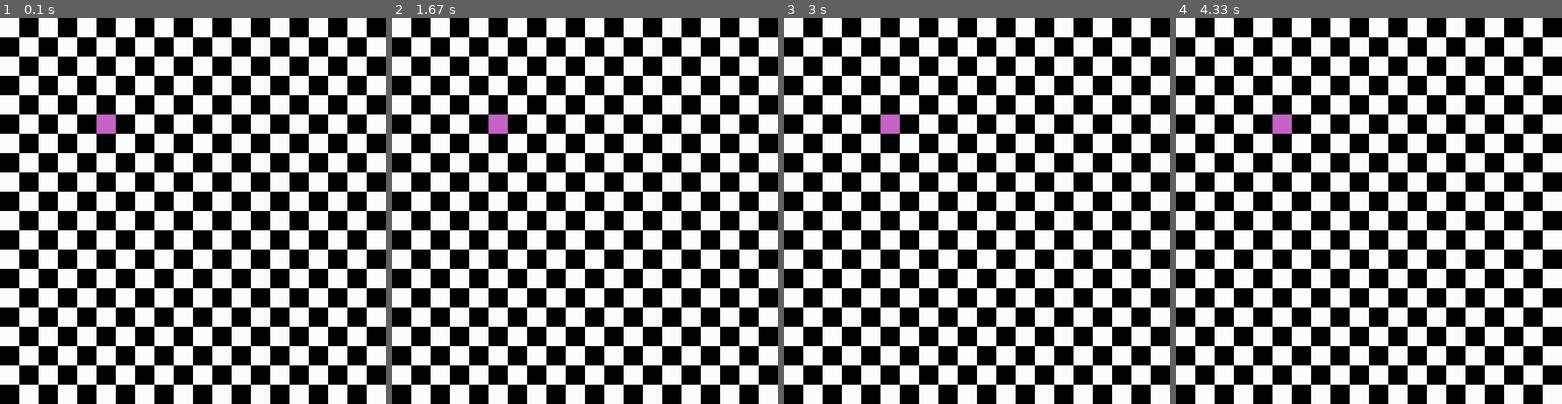
Above: before the commit, frames 1-4 (left to right).
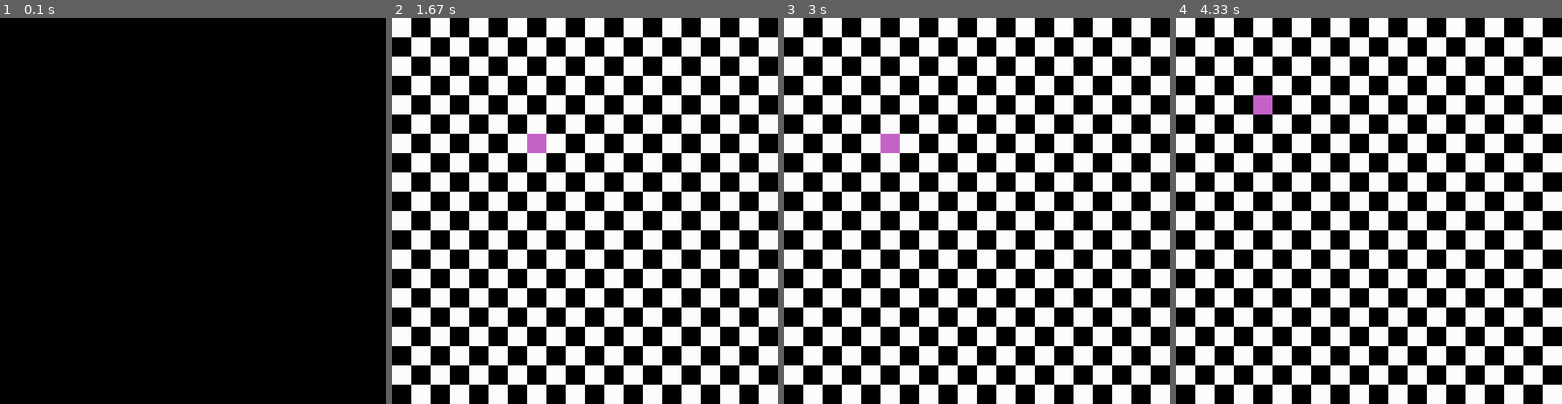
Above: after the commit, the same moments.

Repository: mwertich/gametest
Game: pygame game, started from Snake.py
Two runs of this game, one before a commit and one after it. Both use one fixed random seed, a clock stepped at 60 frames per second and the inputs below.
Inputs:
- Up to frame 1 (0.1 s): no input
- Up to frame 2 (1.67 s): hold Up 0.83-1.3 s; hold Right from 1.33 s (still down)
- Up to frame 3 (3 s): release Right at 1.93 s; hold Left 1.97-2.73 s; hold Down from 2.77 s (still down)
- Up to frame 4 (4.33 s): release Down at 3.73 s; hold Left from 3.77 s (still down)

The runs differ from the first frame. In frame 1, 50% of the frame differs, in the area x 0-100%, y 0-100%; in frame 2, 0.5%; in frame 3, 0.5%; in frame 4, 0.5%.

Commit message:
-Laufender Punkt

Diff:
--- a/Snake.py
+++ b/Snake.py
@@ -8,6 +8,7 @@
 WIDTH, HEIGHT = 1000, 1000
 BLACK = (0, 0, 0)
 WHITE = (255, 255, 255)
+GRAIN = 50
 
 pygame.init()
 # main settings
@@ -19,22 +20,22 @@
 
 
 class Snake:
-    def __init__(self, color):
-        self.speed = 5
+    def __init__(self, color, grain):
+        self.grain = grain
         self.direction = 1
         self.image = pygame
-        self.size = (50, 50)
-        self.posx = 250
-        self.posy = 250
+        self.size = (grain, grain)
+        self.headx = 250
+        self.heady = 250
         self.head = None
 
-
-    def move_head(self):
+    def check_head(self):
         if self.head.left > WIDTH:
             self.head.right = 0
 
     def update(self):
-        self.head = pygame.Rect((self.posx, self.posy), self.size)
+        self.move_head()
+        self.head = pygame.Rect((self.headx, self.heady), self.size)
 
     def check_keys(self):
         keystate = pygame.key.get_pressed()
@@ -50,8 +51,13 @@
     def move_head(self):
         self.check_keys()
         if self.direction == 0:
-            pass
-
+            self.heady += self.grain
+        if self.direction == 1:
+            self.headx += self.grain
+        if self.direction == 2:
+            self.heady -= self.grain
+        if self.direction == 3:
+            self.headx -= self.grain
 
     def check_dir(self):
         pass
@@ -69,15 +75,7 @@
         all_tiles.append(tile_w)
 
 
-snake = Snake(ROSA)
-
-while True:
-    fps_control.tick(20)
-    for event in pygame.event.get():
-        if event.type == pygame.QUIT:
-            pygame.quit()
-            sys.exit()
-
+def draw_grid():
     all_tiles = []
     tile_b = pygame.Surface((50, 50))
     tile_b.fill(BLACK)
@@ -91,11 +89,22 @@
     for i in range(0, HEIGHT, 50):
         count_col += 1
         count = 0 + count_col
-
         for j in range(0, WIDTH, 50):
             screen.blit(all_tiles[count % 2], (i, j))
             count += 1
 
+
+snake = Snake(ROSA, 50)
+
+
+while True:
+    fps_control.tick(2)
+    for event in pygame.event.get():
+        if event.type == pygame.QUIT:
+            pygame.quit()
+            sys.exit()
+
+    draw_grid()
     snake.update()
     pygame.draw.rect(screen, ROSA, snake.head)
     pygame.display.flip()
